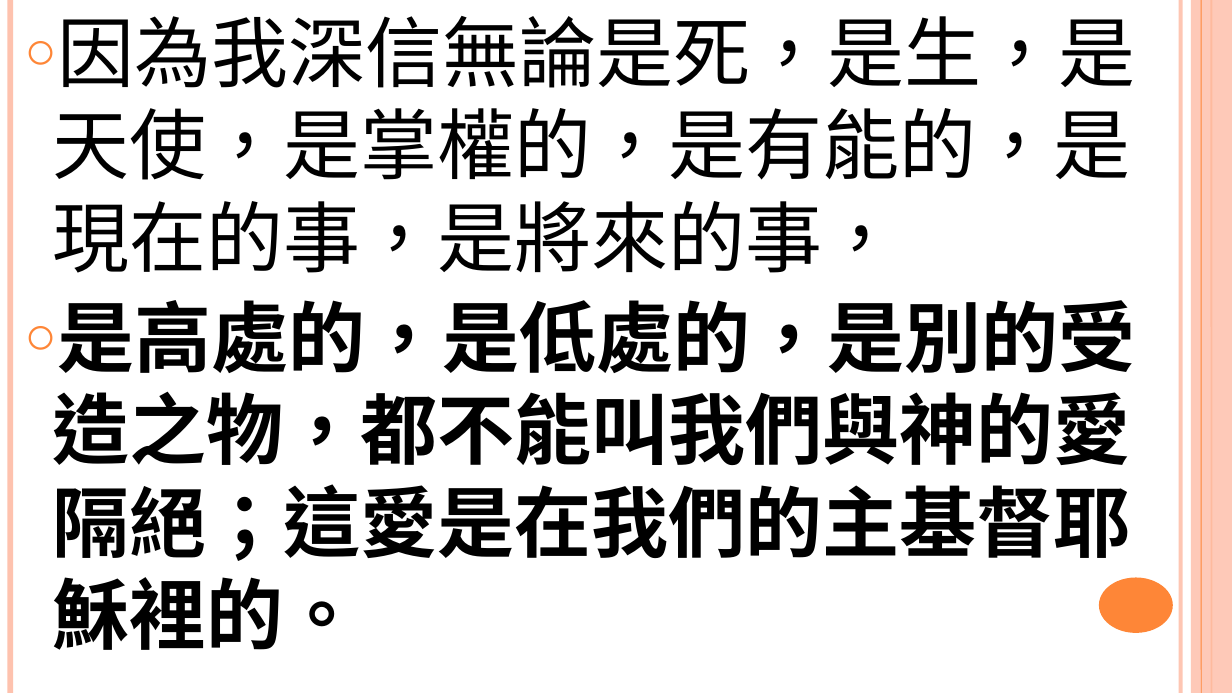
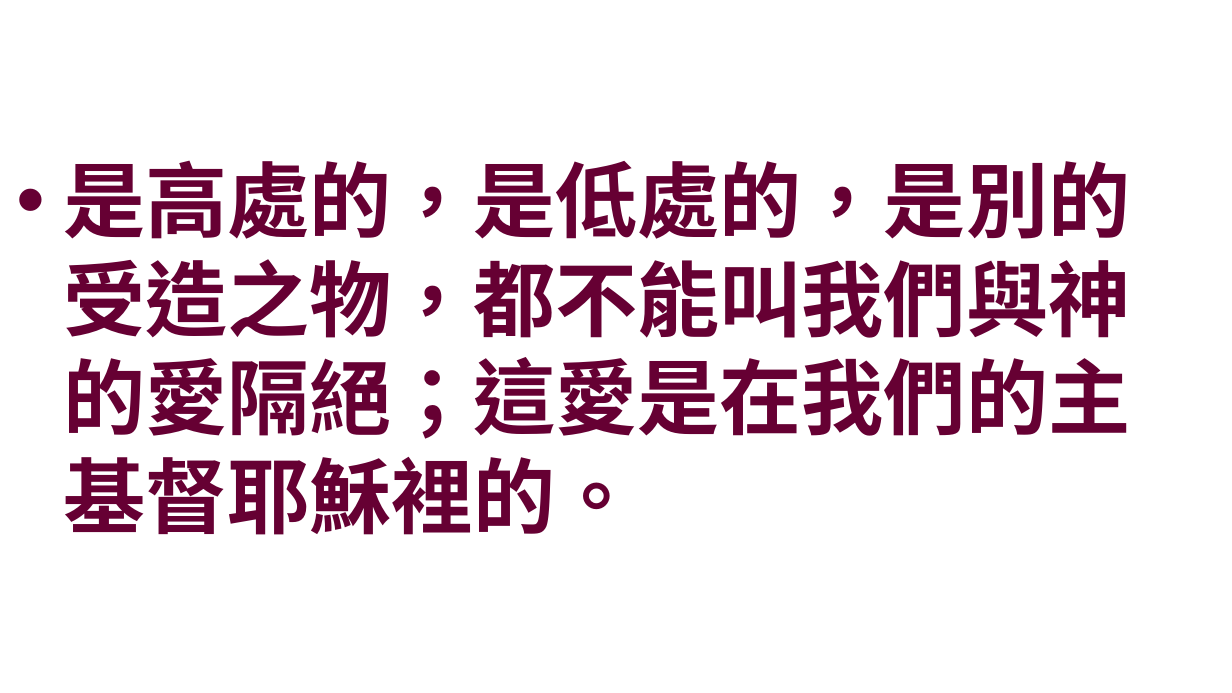
Before and after one commit to batisuoc/worship-resources, a slide deck: slide 7 of 64得勝確據.pptx (slide 6 before the commit). Drawn at 1232x693 pixels with LibreOffice and Linux fonts; fonts in the diff are those of the drawing; background and template pictures are left out. Boxes give left, top, right and bottom in pixels: in the first picture for what was removed or moved away, otherwise in the second. Text is boxed around its words. In the diff, an @@ line names an element or a change of style, - is before the commit and + after.

```diff
--- a/64得勝確據.pptx
+++ b/64得勝確據.pptx
@@ text "是高處的，是低處的，是別的受造之物，都不能叫我們與神的愛隔絕；這愛是在我們的主基督耶穌裡的。" moved from (x1=52, y1=16, x2=1135, y2=650) to (x1=63, y1=160, x2=1130, y2=535) @@
@@ text "是高處的，是低處的，是別的受造之物，都不能叫我們與神的愛隔絕；這愛是在我們的主基督耶穌裡的。" at (x1=63, y1=160, x2=1130, y2=535): size 60 to 64 pt, font Noto Sans CJK TC to Noto Sans CJK SC, text colour #000000 to #660033; bullet ○ to •; more space between paragraphs; vertical alignment top to middle @@
@@ line removed from (10, 0) to (10, 693) @@
@@ text at (x1=52, y1=16, x2=1135, y2=273): paragraph removed @@
-○ 因為我深信無論是死，是生，是天使，是掌權的，是有能的，是現在的事，是將來的事，
@@ line removed from (1181, 0) to (1181, 693) @@
@@ rectangle removed at (x1=1191, y1=0, x2=1232, y2=693) @@
@@ line removed from (1202, 0) to (1202, 693) @@
@@ line removed from (1212, 0) to (1212, 693) @@
@@ ellipse removed at (x1=1099, y1=578, x2=1173, y2=633) @@
```
Also in this commit, not shown: 5 other slides changed, 1 slide added.
